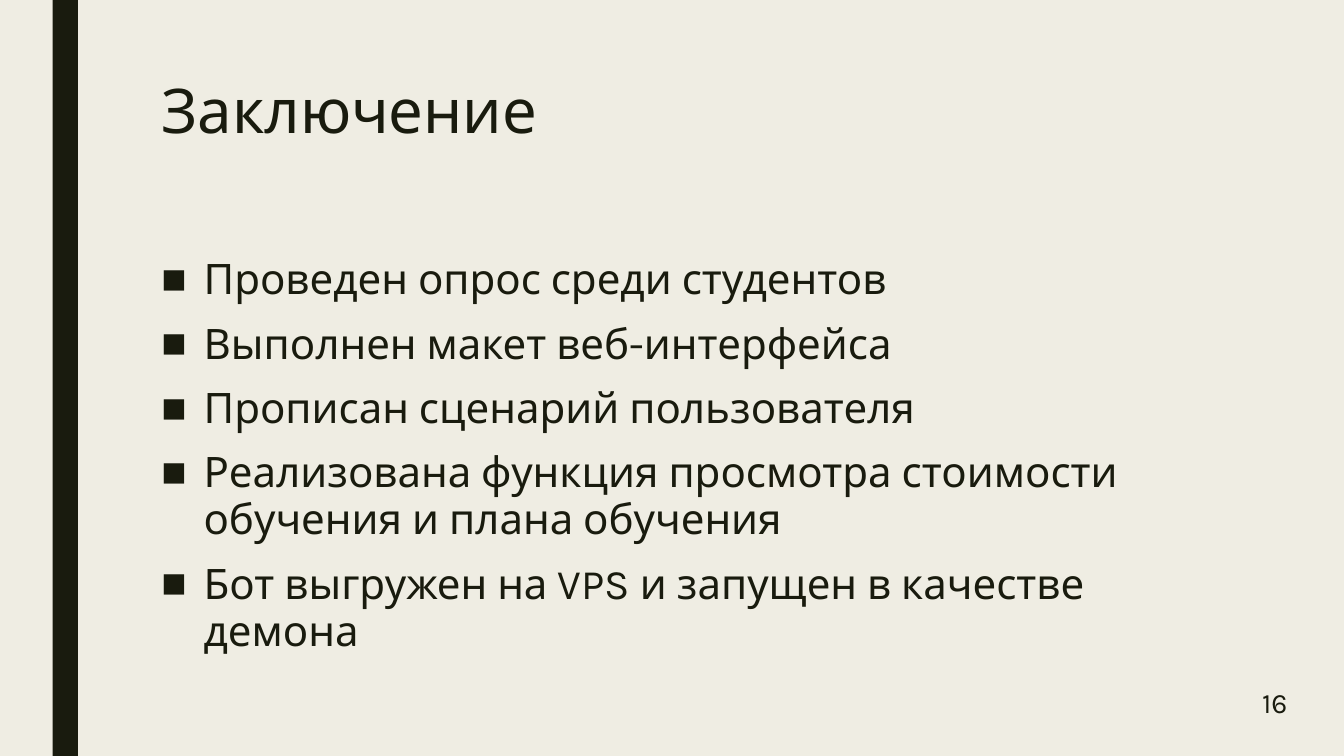
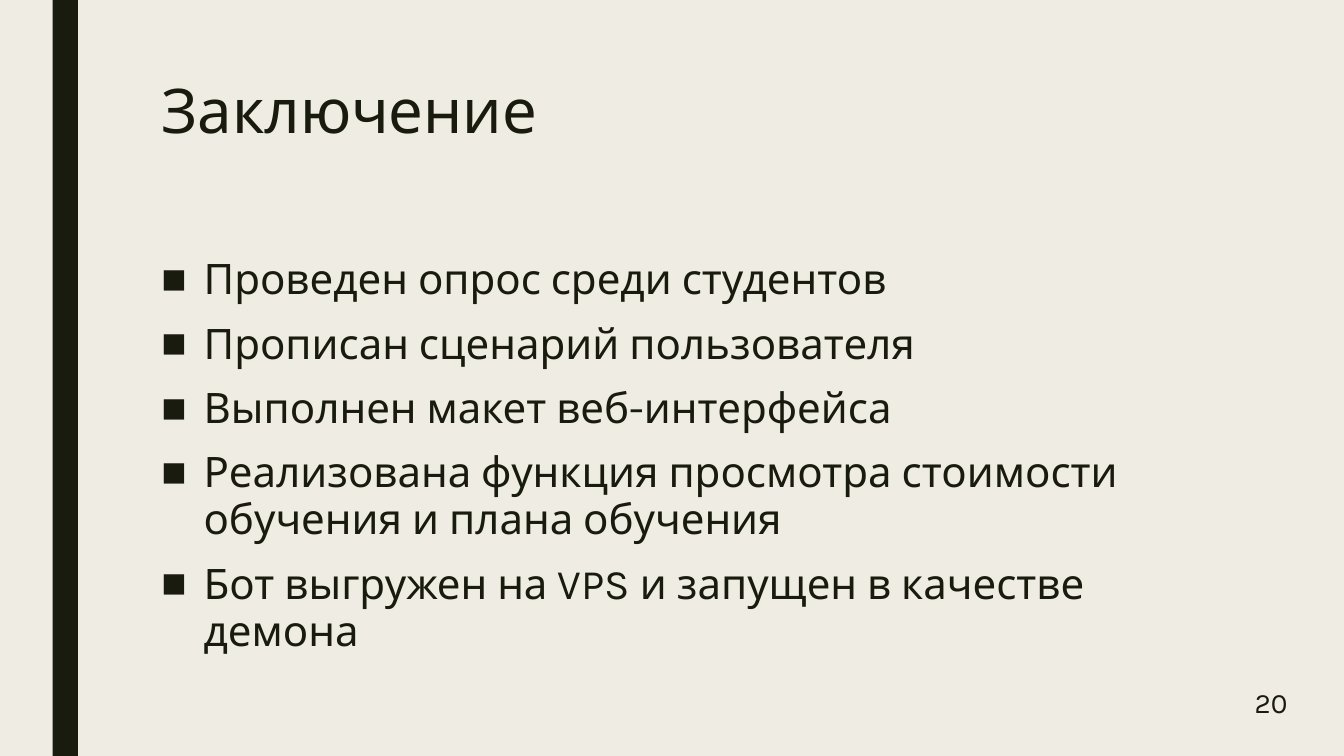
Before and after one commit to manInit/tg-info-abitur-bot, a slide deck: slide 20 of Чат-бот абитуриента.pptx (slide 16 before the commit). Drawn at 1344x756 pixels with LibreOffice and Linux fonts; fonts in the diff are those of the drawing. Boxes give left, top, right and bottom in pixels: in the first picture for what was removed or moved away, otherwise in the second. Text is boxed around its words. In the diff, an @@ line names an element or a change of style, - is before the commit and + after.

```diff
--- a/Чат-бот абитуриента.pptx
+++ b/Чат-бот абитуриента.pptx
@@ text at (x1=204, y1=327, x2=915, y2=369): paragraph added @@
+■ Прописан сценарий пользователя
@@ text at (x1=204, y1=391, x2=915, y2=433): paragraph removed @@
-■ Прописан сценарий пользователя
@@ page number at (x1=1255, y1=695, x2=1288, y2=714): text changed @@
-16
+20
```
Also in this commit, not shown: 9 other slides changed, 4 slides added, 4 other files.
